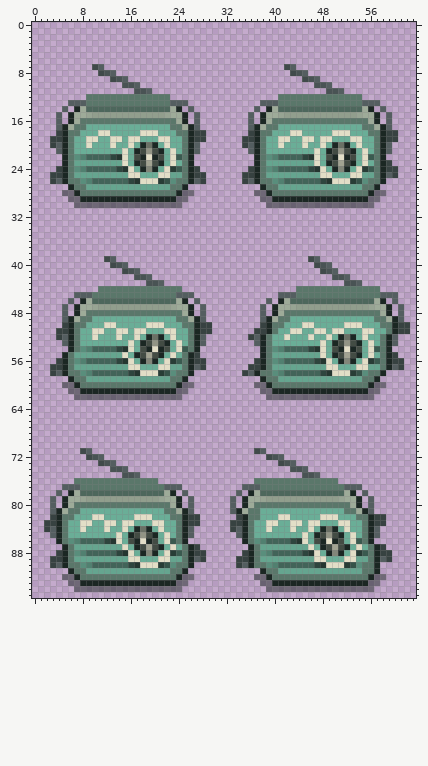
File history of a sprite sheet, assets/sprites/props/furn/Radio.png. Above is the file before it was changed.
The file is 64x96 pixels. Colours within 5 levels of each other are drawn and written as one.
After:
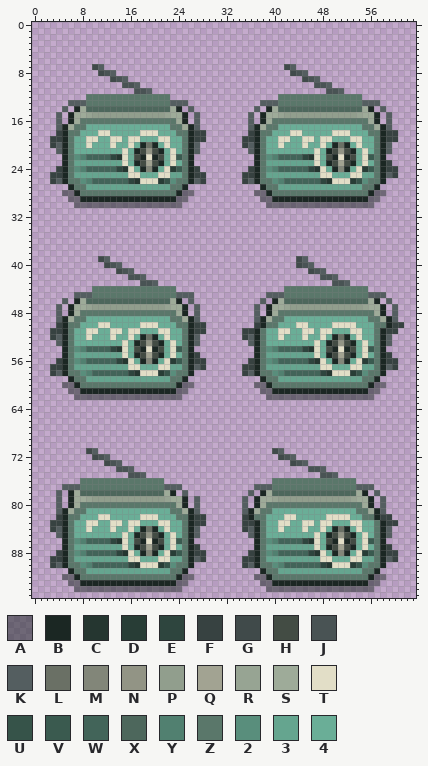
Palette (. is transparent): A #1b272380  B #1b2723  C #253630  D #283d36  E #2e453e  F #374241  G #404a4a  H #434c44  J #495354  K #545e60  L #6a7065  M #828679  N #929485  P #919e8d  Q #a2a392  R #97a493  S #9eab99  T #e2dec7  U #365349  V #3a5a4f  W #426459  X #4d675c  Y #518070  Z #5a776a  2 #598e7c  3 #65a58f  4 #6aae97
The edit:
Changed rows in their new state; - is an unchanged pixel.
first column x 3:
39 --------GK.------------------------------GK..---------------
40 ---------GJK.----------------------------GJK...-------------
41 -----------GJK.----------------------------GJK..------------
42 -------------J-K.----------------------------JJK..----------
43 ---------------J-K.----------------------------JJK..--------
44 -------Z-------------.-----------------ZZ------------..-----
45 ------------------------------------KK-ZZ------------KK-..--
46 --K.BSX-------------SB.K.----------K.BSX-------------SB.K.--
47 -K.BS-RP-----------RS-B.K.--------K.BS-RP-----------RS-B.K.-
48 -K.BSZ---------------SB.K.--------K.BSZ---------------SB.K.-
49 -KBSZ-4-------------Z-SBK.--------KBSZ-4-------------Z-SBK.-
50 -FBZ-4--T-4----T--4--Z-BF-.-------FBZ-4--T-4---TT--4--Z-BF-.
51 F-BZ4-T-4-T-4T-4--T-4-ZBF-.-----FFBZ44TT44TT4-T44-TT44ZBFF..
52 FKBZ4-T4--T4-T4BLB4T4-ZBK.------FKBZ4-T4--T4-T4BLB4T4-ZBK.--
53 -KBZ4-------T4BHNHB4T4ZBK.-------KBZ4-------T4BHNHB4T4ZBK.--
54 --BZ2YW---ECT4HBTBH4TVZB.---------BZ2YW---ECT4HBTBH4TVZB.---
55 ----------------------------------BZ3-------T4BHQHB4T4ZBF.--
56 ---------------------------------FBZ2YW----ECT4BMB4TDVZBF-.-
57 --------------------------------F-BZ3--------T-4--T-3-ZBKF.-
first column x 2:
71 ------.GK--------------------------..-GK-------------------
72 -------.GJK--------------------------..GJK-----------------
73 ---------.GJK--------------------------..GJK---------------
74 -----------.-JK--------------------------...JJK------------
75 -------------.-JK--------------------------...JJK----------
76 -----.-------------Z---------------...-----------ZZZ-------
77 ---------------------------------..-KK------------ZZ-KK----
78 --------------------------------.-K.BS------------XXSB-K---
79 -.K.B-SR-----------PR-SB.K-----.-K.BSSR----------PPRSSB-K--
80 -.K.BS---------------ZSB.K-----.-K.BS--------------ZZSB-K--
81 -.KBS-Z-------------4-ZSBK-----..KBSZZ------------44ZZSBK--
82 -.FB-Z--4-T----4--T--4-ZB-F-----.FB-Z--4-T----4--TT-4-ZB-F-
83 .-FBZ-4-T-4-T4-T--4-T-4ZB-F----..FFBZ44TT44T-4TT-44TT44ZBFF
84 .FKBZ-4T--4T-4T4BLB4T-4ZBK-----..FKBZ4-T-4-T4-T4-LB-T44ZBK-
85 -.KBZ-------4T4BHNHB4T4ZBK------..KBZ------4-T4B-NHB-T4ZBK-
86 --.BZ2Y---WECT4HBTBH4TVZB--------..BZ2Y--WWECT4H-TBH4TVZB--
87 ----------------------------------.BZ-------3T4BHQHB4T4ZBF-
88 ---------------------------------.FBZ2Y----WECT4BMB4TDVZB-F
89 --------------------------------.-FBZ--------3-T--4-T-3ZBKF
90 --------------------------------.FKB-Z2Y-----WEC--TDU2-ZB--
Changed places in both pictures, as pixel boxes (x1, y1, x2, y2):
changed: (50, 256, 212, 352)
changed: (242, 256, 410, 370)
changed: (44, 448, 206, 544)
changed: (230, 448, 398, 568)
